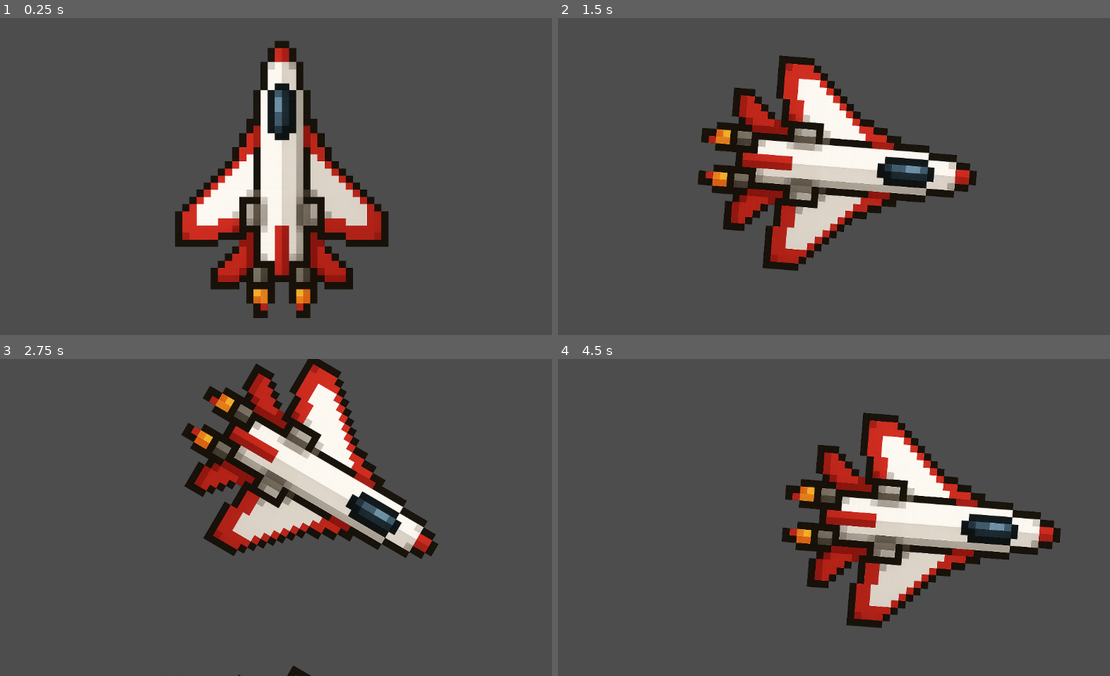
Above: before the commit, frames 1-4 (two rows, left to right).
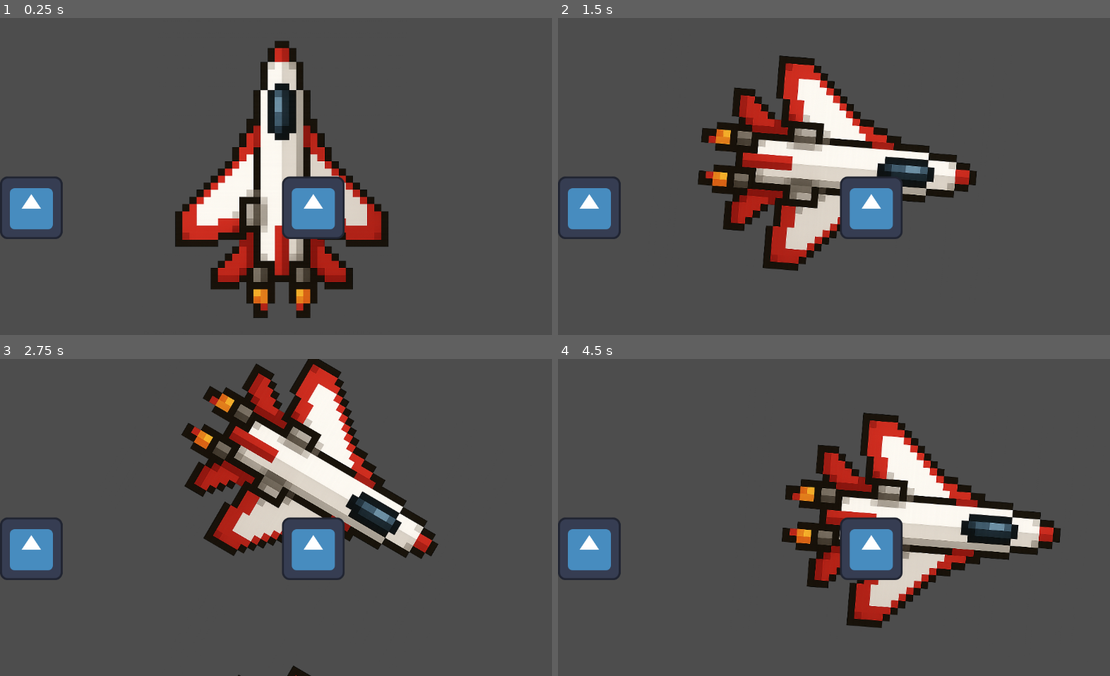
Above: after the commit, the same moments.

Repository: NicoMatteucci/planet_hoppers
Game: Godot game, scene res://scenes/main.tscn
Same seed, same stepped clock (60 frames per second), same inputs: the game is played once before the commit and once after it. The engine's default icon, where the game draws it, is replaced by a stand-in: a white triangle on a blue panel in a dark square.
Inputs:
- Up to frame 1 (0.25 s): no input
- Up to frame 2 (1.5 s): tap Enter (ui_accept) at 0.5, 1.35 s; hold Right (ui_right) 0.53-1.28 s; hold Enter (ui_accept) 0.53-1.28 s; hold Left (ui_left) from 1.28 s (still down)
- Up to frame 3 (2.75 s): tap Enter (ui_accept) at 1.52, 1.82 s; release Left (ui_left) at 2.03 s; hold Right (ui_right) from 2.03 s (still down); hold Enter (ui_accept) from 2.03 s (still down)
- Up to frame 4 (4.5 s): release Enter (ui_accept) at 2.78 s; tap Enter (ui_accept) at 2.85, 3.02, 3.32, 4.35 s; release Right (ui_right) at 3.53 s; hold Enter (ui_accept) 3.53-4.28 s; hold Left (ui_left) from 3.53 s (still down)

The runs differ from the first frame. In frame 1, 3.5% of the frame differs, in the area x 0-63%, y 49-70%; in frame 2, 3.1%; in frame 3, 3.0%; in frame 4, 3.5%.

Commit message:
interacciones tactiles agregdas

Diff:
--- a/godot_development/autoload/game.gd
+++ b/godot_development/autoload/game.gd
@@ -7,3 +7,10 @@
 	var plyr := preload("res://scenes/player.tscn").instantiate()
 	plyr.position = get_viewport_rect().size / 2
 	add_child(plyr)
+
+	var controles_scene := preload("res://scenes/controls.tscn")
+	var controles := controles_scene.instantiate()
+	add_child(controles)
+
+func _on_TouchScreenButton_pressed():
+	print("¡Botón presionado!")
--- a/godot_development/project.godot
+++ b/godot_development/project.godot
@@ -22,3 +22,4 @@
 [rendering]
 
 renderer/rendering_method="mobile"
+textures/vram_compression/import_etc2_astc=true
--- /dev/null
+++ b/godot_development/scenes/controls.tscn
@@ -0,0 +1,69 @@
+[gd_scene load_steps=5 format=3 uid="uid://b486e5sb0cwsf"]
+
+[ext_resource type="Texture2D" uid="uid://c7on0f3pd0o3m" path="res://icon.svg" id="1_i2gav"]
+
+[sub_resource type="RectangleShape2D" id="RectangleShape2D_3vx0d"]
+size = Vector2(250, 250)
+
+[sub_resource type="RectangleShape2D" id="RectangleShape2D_i2gav"]
+size = Vector2(250, 250)
+
+[sub_resource type="RectangleShape2D" id="RectangleShape2D_5tddo"]
+size = Vector2(500, 500)
+
+[node name="CanvasLayer" type="CanvasLayer"]
+
+[node name="panel_left" type="Panel" parent="."]
+anchors_preset = 4
+anchor_top = 0.5
+anchor_bottom = 0.5
+grow_vertical = 2
+focus_neighbor_left = NodePath(".")
+focus_neighbor_right = NodePath("../panel_right")
+focus_next = NodePath("../panel_thrust")
+focus_mode = 2
+
+[node name="touch_left" type="TouchScreenButton" parent="panel_left"]
+texture_normal = ExtResource("1_i2gav")
+shape = SubResource("RectangleShape2D_3vx0d")
+passby_press = true
+action = "ui_left"
+
+[node name="panel_right" type="Panel" parent="."]
+anchors_preset = 6
+anchor_left = 1.0
+anchor_top = 0.5
+anchor_right = 1.0
+anchor_bottom = 0.5
+grow_horizontal = 0
+grow_vertical = 2
+focus_neighbor_left = NodePath("../panel_left")
+focus_neighbor_right = NodePath(".")
+focus_next = NodePath("../panel_thrust")
+focus_mode = 2
+
+[node name="touch_right" type="TouchScreenButton" parent="panel_right"]
+position = Vector2(-1152, 0)
+texture_normal = ExtResource("1_i2gav")
+shape = SubResource("RectangleShape2D_i2gav")
+passby_press = true
+action = "ui_right"
+
+[node name="panel_thrust" type="Panel" parent="."]
+anchors_preset = 8
+anchor_left = 0.5
+anchor_top = 0.5
+anchor_right = 0.5
+anchor_bottom = 0.5
+grow_horizontal = 2
+grow_vertical = 2
+focus_neighbor_left = NodePath("../panel_left")
+focus_neighbor_right = NodePath("../panel_right")
+focus_next = NodePath(".")
+focus_mode = 2
+
+[node name="touch_thrust" type="TouchScreenButton" parent="panel_thrust"]
+texture_normal = ExtResource("1_i2gav")
+shape = SubResource("RectangleShape2D_5tddo")
+passby_press = true
+action = "ui_accept"
Not shown, added: godot_development/export_presets.cfg
